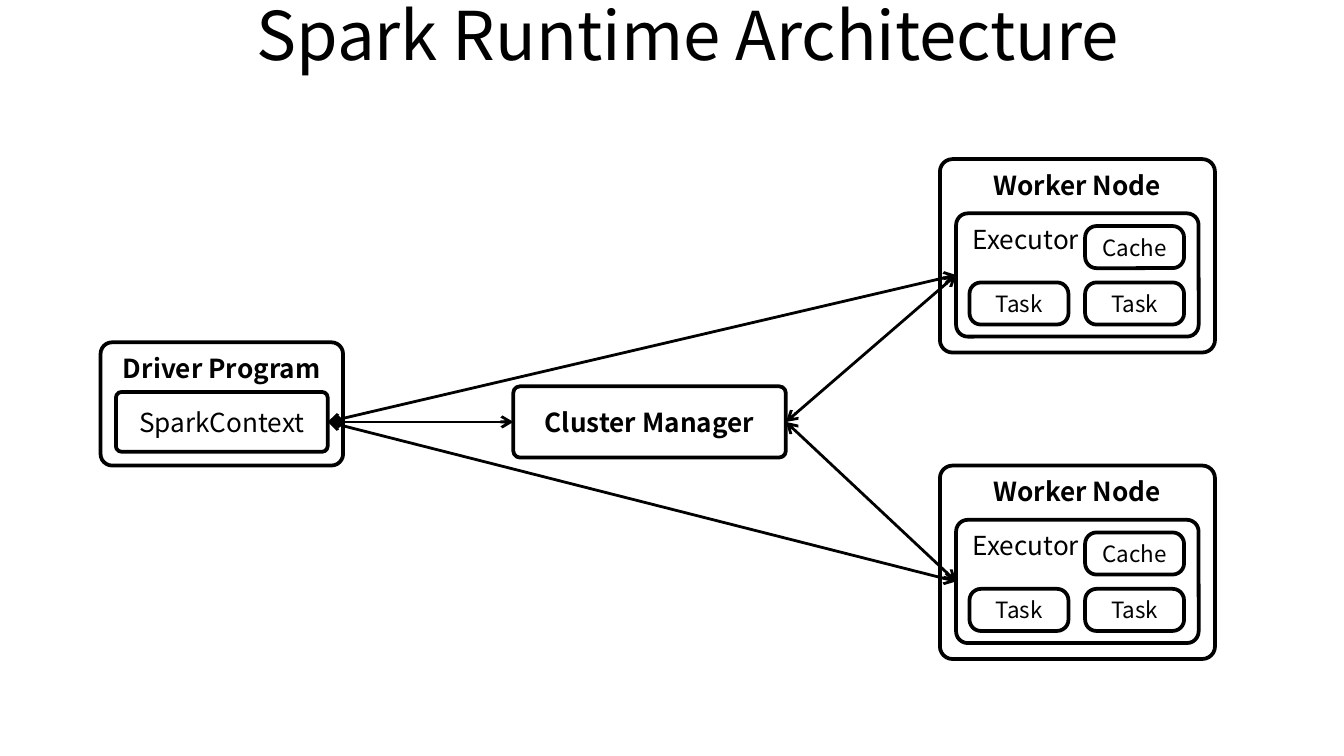
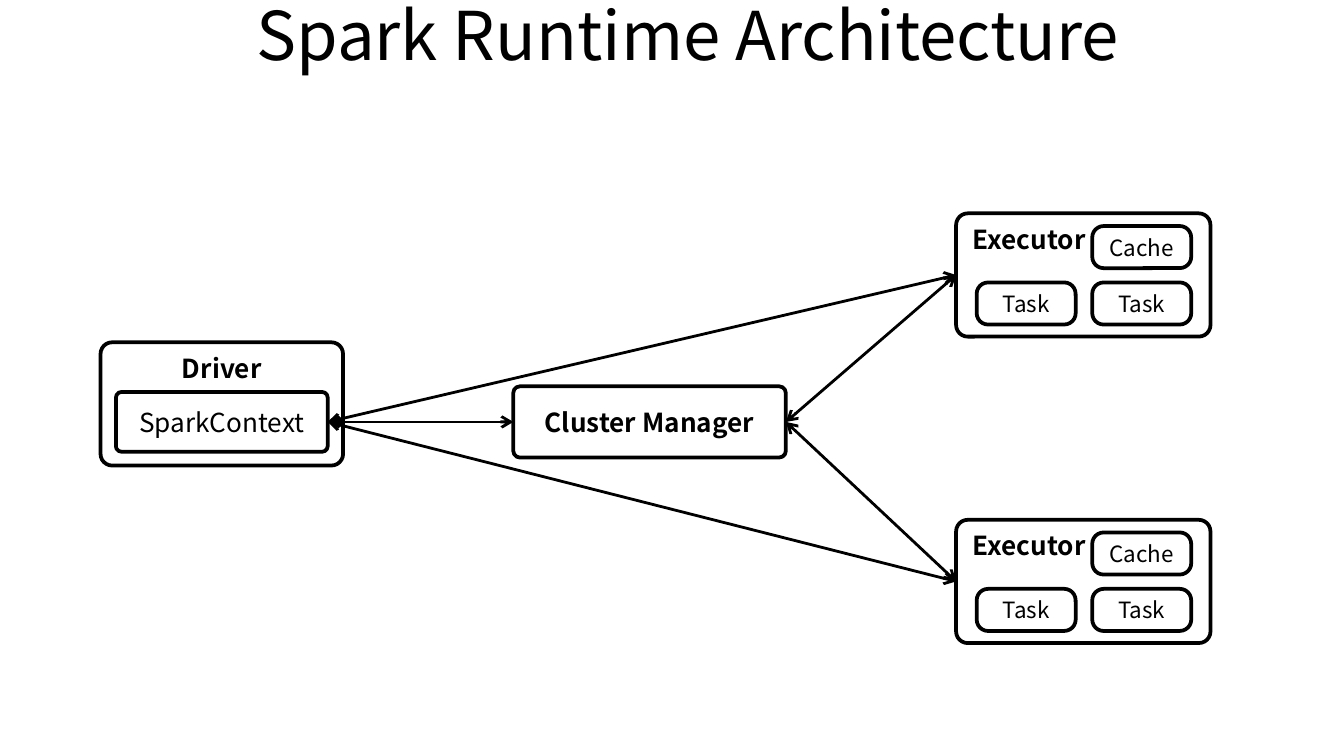
Before and after one commit to ssup2/blog-software, a slide deck: slide 2 of content/docs/theory-analysis/spark-architecture/images/images.pptx. Drawn at 1344x756 pixels with LibreOffice and Linux fonts; fonts in the diff are those of the drawing. Boxes give left, top, right and bottom in pixels: in the first picture for what was removed or moved away, otherwise in the second. Text is boxed around its words. In the diff, an @@ line names an element or a change of style, - is before the commit and + after.

```diff
--- a/content/docs/theory-analysis/spark-architecture/images/images.pptx
+++ b/content/docs/theory-analysis/spark-architecture/images/images.pptx
@@ rounded rectangle removed at (939, 159, 1215, 352) @@
-Worker Node
@@ rounded rectangle "Executor": place and size @@
-rounded rectangle "Executor" at (956, 214, 1198, 337)
+rounded rectangle "Executor" at (956, 214, 1210, 337)
@@ rounded rectangle "Executor" at (956, 214, 1210, 337): bold on @@
@@ text in rounded rectangle at (182, 357, 262, 379): text changed @@
-Driver Program
+Driver
@@ rounded rectangle removed at (939, 465, 1215, 659) @@
-Worker Node
@@ rounded rectangle "Executor" at (956, 520, 1210, 644): bold on @@
@@ rounded rectangle "Executor": place and size @@
-rounded rectangle "Executor" at (956, 520, 1198, 644)
+rounded rectangle "Executor" at (956, 520, 1210, 644)
@@ 6 rounded rectangles: place and size @@
-6 rounded rectangles at (969, 226, 1184, 630)
+6 rounded rectangles at (977, 226, 1192, 630)
```
Also in this commit, not shown: 4 slides added, 5 other files.
